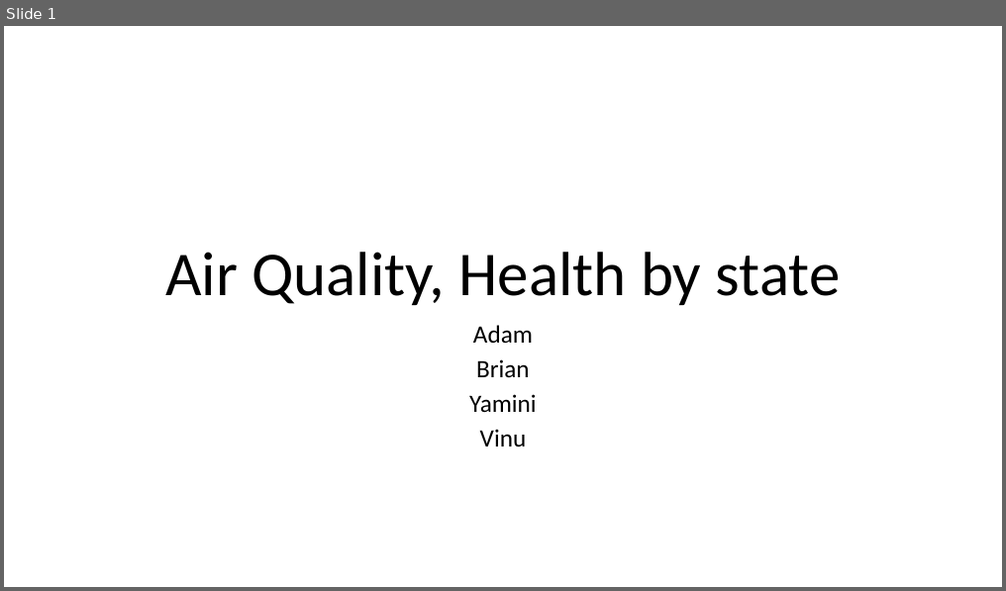
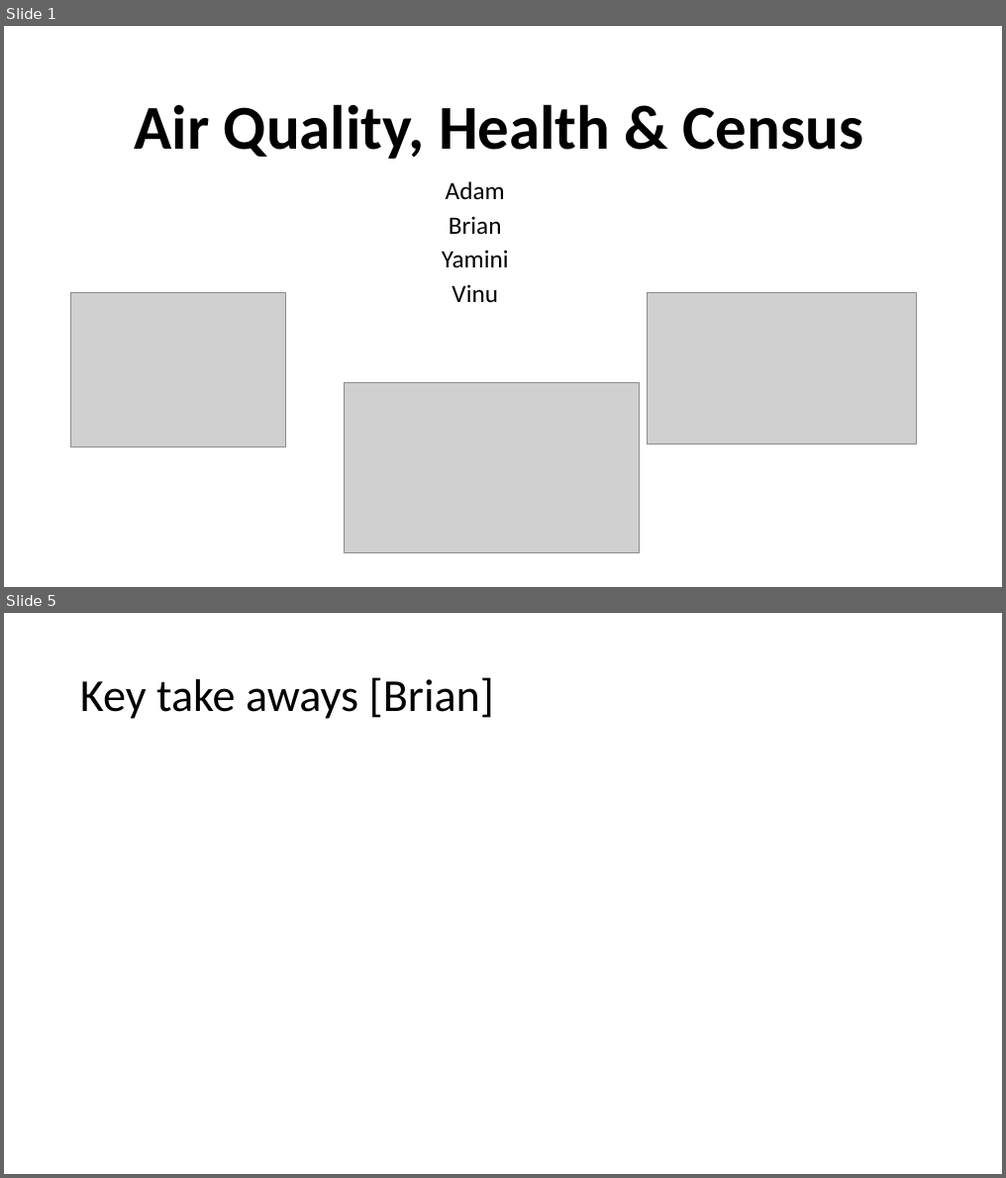
Before and after one commit to amxmongoose/City_Health, a slide deck: City_health_ppt.pptx. Shown one above the other, each under a label of ours: slide 1 before the commit, slides 1 and 5 after it; the slides between them are not shown. The pictures are 1006x591 and 1006x1178 pixels, drawn with LibreOffice and Linux fonts; fonts in the diff are those of the drawing; grey boxes stand for pictures. Boxes give left, top, right and bottom in pixels: in the first picture for what was removed or moved away, otherwise in the second. Text is boxed around its words. In the diff, an @@ line names an element or a change of style, - is before the commit and + after.

```diff
--- a/City_health_ppt.pptx
+++ b/City_health_ppt.pptx
@@ slide 5 added at box(4, 613, 1002, 1174), background #FFFFFF @@
@@ title added at box(80, 677, 494, 719), 44 pt, text #000000 @@
+Key take aways [Brian]
@@ slide 1 changed as well @@
@@ title at box(135, 104, 863, 159): text changed; bold on @@
-Air Quality, Health by state
+Air Quality, Health & Census
@@ subtitle "Adam": place and size @@
-subtitle "Adam" at box(469, 325, 537, 448)
+subtitle "Adam" at box(442, 181, 509, 302)
@@ picture added at box(70, 293, 285, 448) @@
@@ picture added at box(648, 293, 916, 445) @@
@@ picture added at box(344, 382, 640, 554) @@
```
Also in this commit, not shown: 1 other slide changed, 6 other slides added, 1 slide removed, 15 other files.
